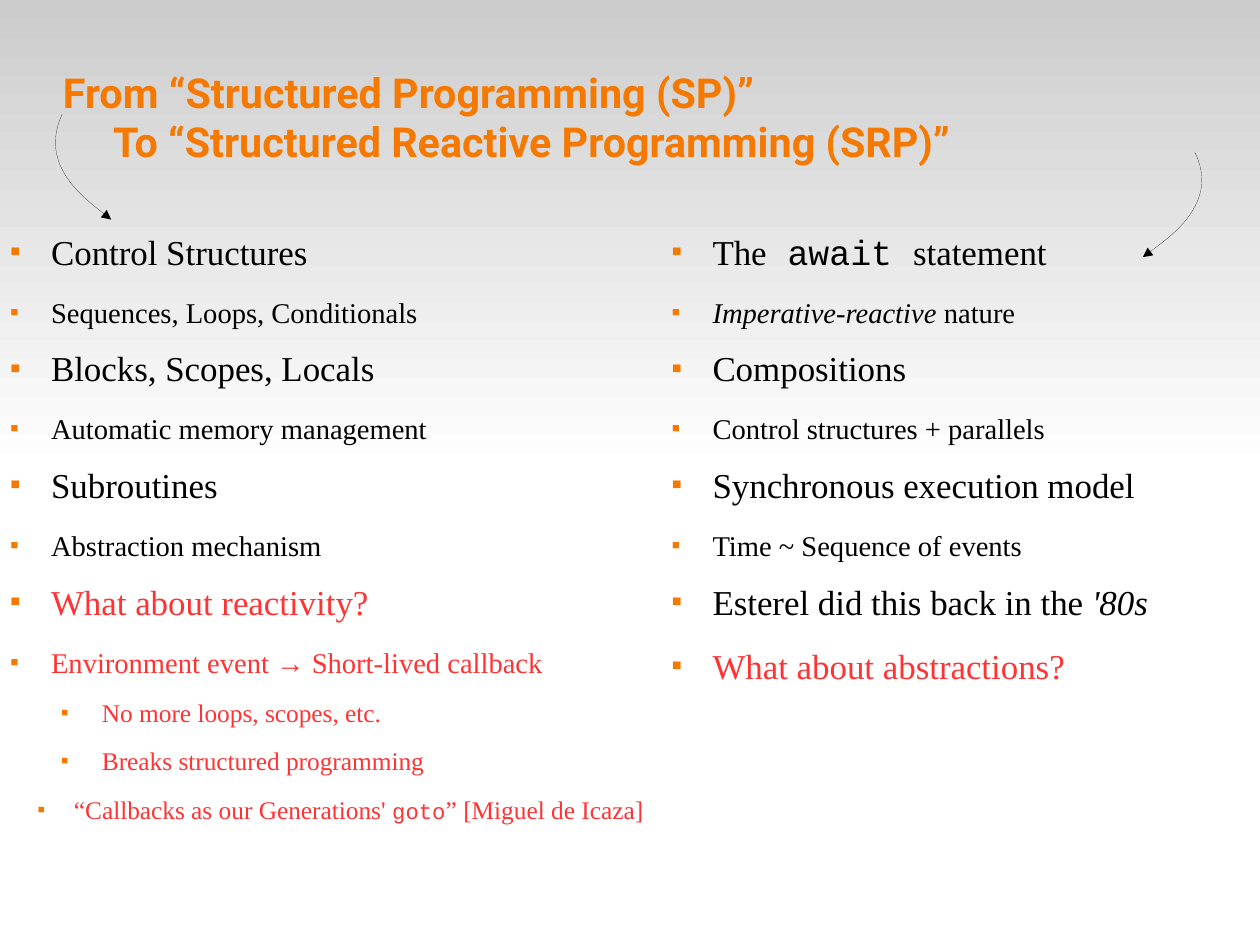
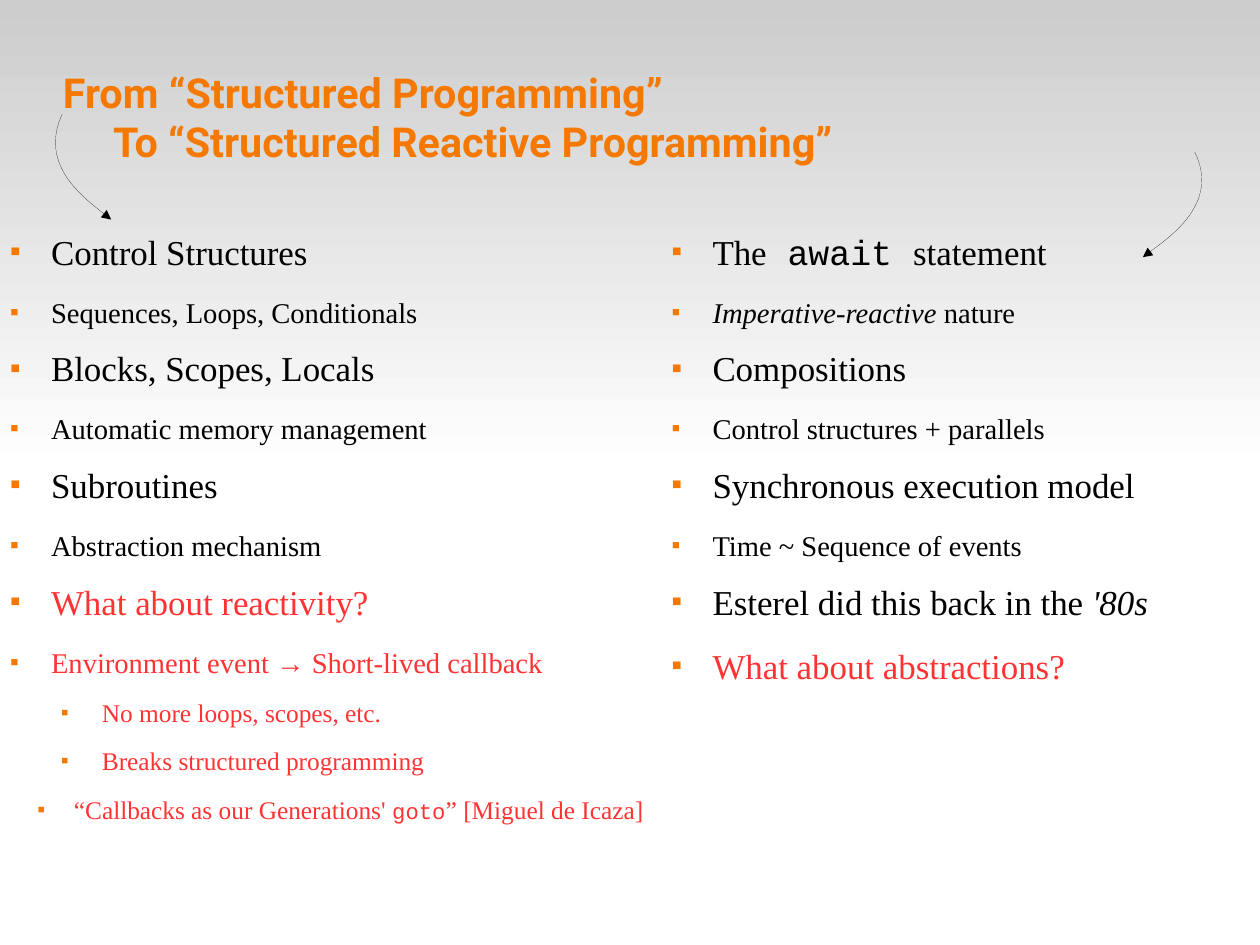
Before and after one commit to ceu-lang/ceu-sdl, a slide deck: slide 4 of strangeloop-14/ceu_stl.odp. Drawn at 1260x945 pixels with LibreOffice and Linux fonts; fonts in the diff are those of the drawing. Boxes give left, top, right and bottom in pixels: in the first picture for what was removed or moved away, otherwise in the second. Text is boxed around its words. In the diff, an @@ line names an element or a change of style, - is before the commit and + after.

```diff
--- a/strangeloop-14/ceu_stl.odp
+++ b/strangeloop-14/ceu_stl.odp
@@ title at [63, 76, 832, 166]: text changed @@
-From “Structured Programming (SP)”
-To “Structured Reactive Programming (SRP)”
+From “Structured Programming”
+To “Structured Reactive Programming”
```
Also in this commit, not shown: 3 other files.
